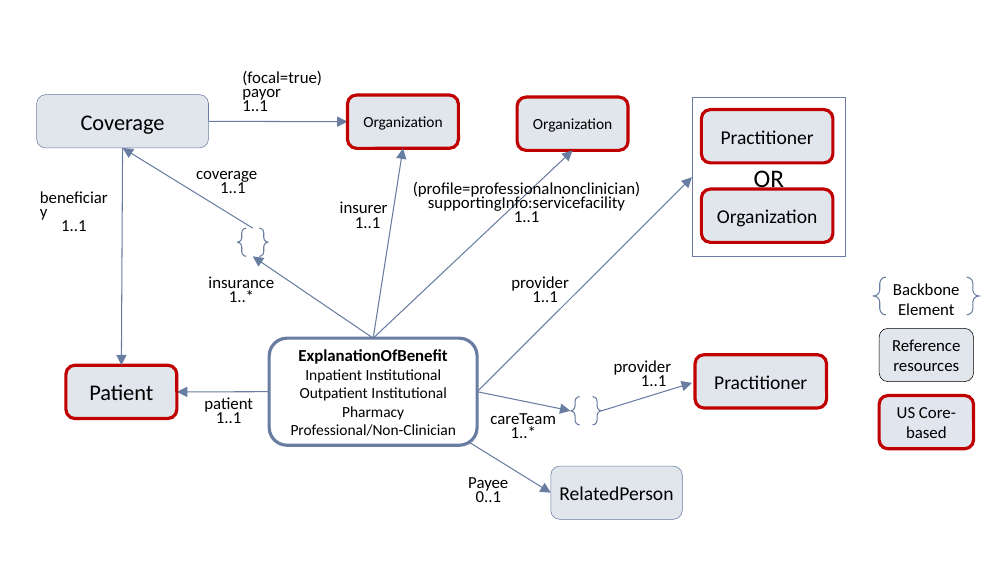
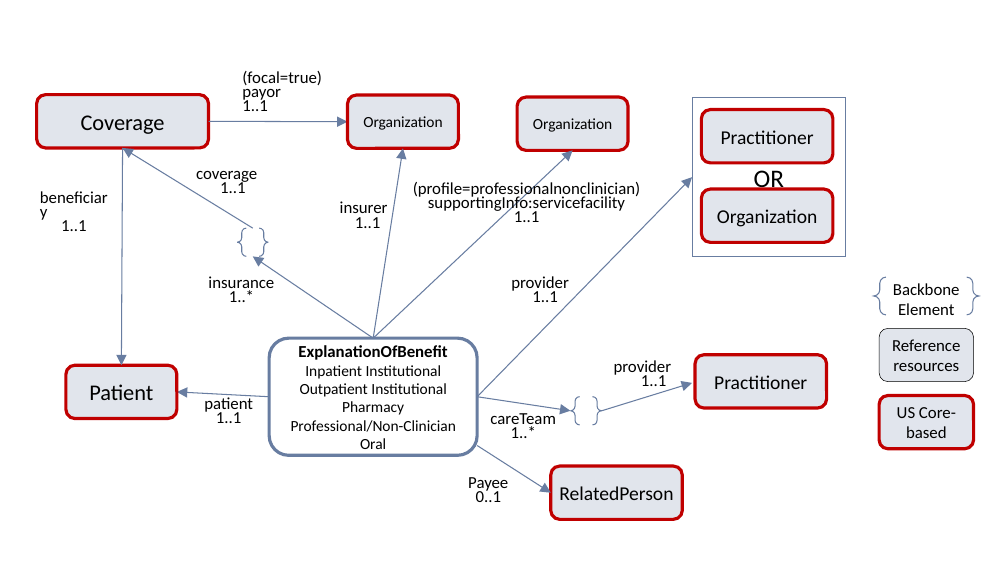
Before and after one commit to HL7/carin-bb, a slide deck: slide 1 of input/images/CARIN_BB_Profile_Relationship_Diagram.pptx. Drawn at 1008x568 pixels with LibreOffice and Linux fonts; fonts in the diff are those of the drawing. Boxes give left, top, right and bottom in pixels: in the first picture for what was removed or moved away, otherwise in the second. Text is boxed around its words. In the diff, an @@ line names an element or a change of style, - is before the commit and + after.

```diff
--- a/input/images/CARIN_BB_Profile_Relationship_Diagram.pptx
+++ b/input/images/CARIN_BB_Profile_Relationship_Diagram.pptx
@@ rounded rectangle "Coverage" at <box>36,95,208,148</box>: outline #687DA1 0.5 pt to #C00000 3 pt @@
@@ arrow moved from (477, 392) - (692, 177) to (477, 397) - (692, 177) @@
@@ rounded rectangle "ExplanationOfBenefit": place and size @@
-rounded rectangle "ExplanationOfBenefit" at <box>269,339,477,446</box>
+rounded rectangle "ExplanationOfBenefit" at <box>269,339,477,456</box>
@@ arrow moved from (269, 392) - (177, 392) to (269, 397) - (177, 392) @@
@@ arrow moved from (477, 392) - (571, 411) to (477, 397) - (571, 411) @@
@@ text in rounded rectangle at <box>360,438,386,454</box>: paragraph added @@
+Oral
@@ arrow moved from (470, 443) - (551, 493) to (477, 446) - (551, 493) @@
@@ rounded rectangle "RelatedPerson" at <box>551,466,683,519</box>: outline #687CA1 0.5 pt to #C00000 3 pt @@
```
Also in this commit, not shown: 8 other files.
